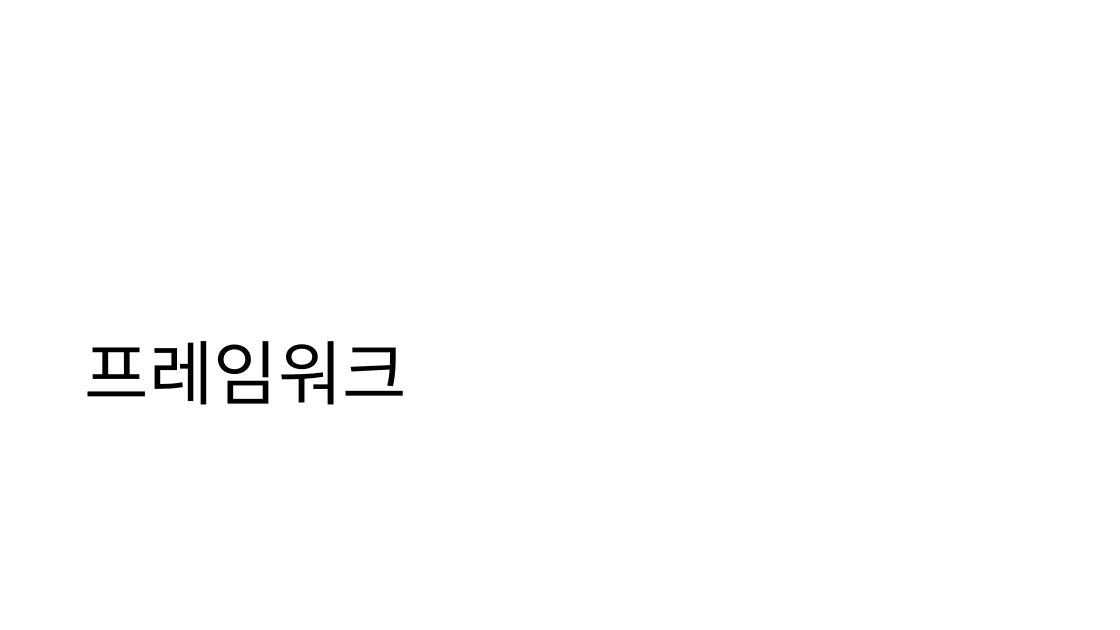
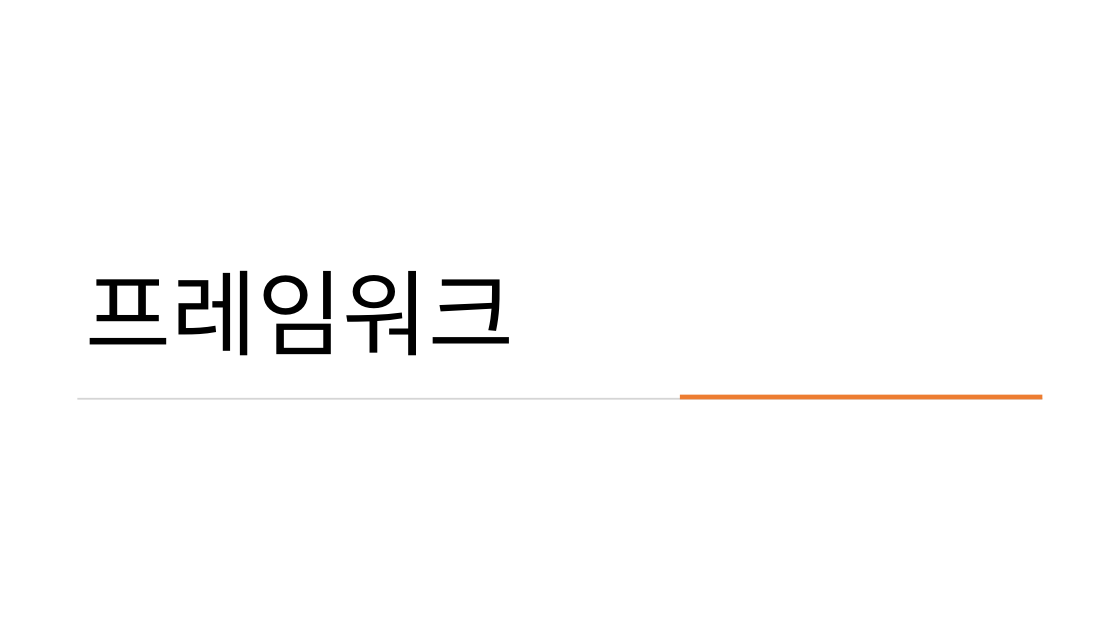
Before and after one commit to Son2kwon/SE_Project, a slide deck: slide 3 of Non-Coding-Region/SE_project 동영상 용 PPT.pptx. Drawn at 1120x630 pixels with LibreOffice and Linux fonts; fonts in the diff are those of the drawing. Boxes give left, top, right and bottom in pixels: in the first picture for what was removed or moved away, otherwise in the second. Text is boxed around its words. In the diff, an @@ line names an element or a change of style, - is before the commit and + after.

```diff
--- a/Non-Coding-Region/SE_project 동영상 용 PPT.pptx
+++ b/Non-Coding-Region/SE_project 동영상 용 PPT.pptx
@@ title "프레임워크": place and size @@
-title "프레임워크" at (85,341,407,405)
+title "프레임워크" at (85,270,514,356)
@@ title "프레임워크" at (85,270,514,356): size 60 to 80 pt @@
@@ rectangle added at (77,398,1043,400), fill #D5D5D5 @@
@@ rectangle added at (680,395,1043,400), fill #ED7D31 @@
```
Also in this commit, not shown: 3 other slides changed, 25 slides added, 1 slide removed.
